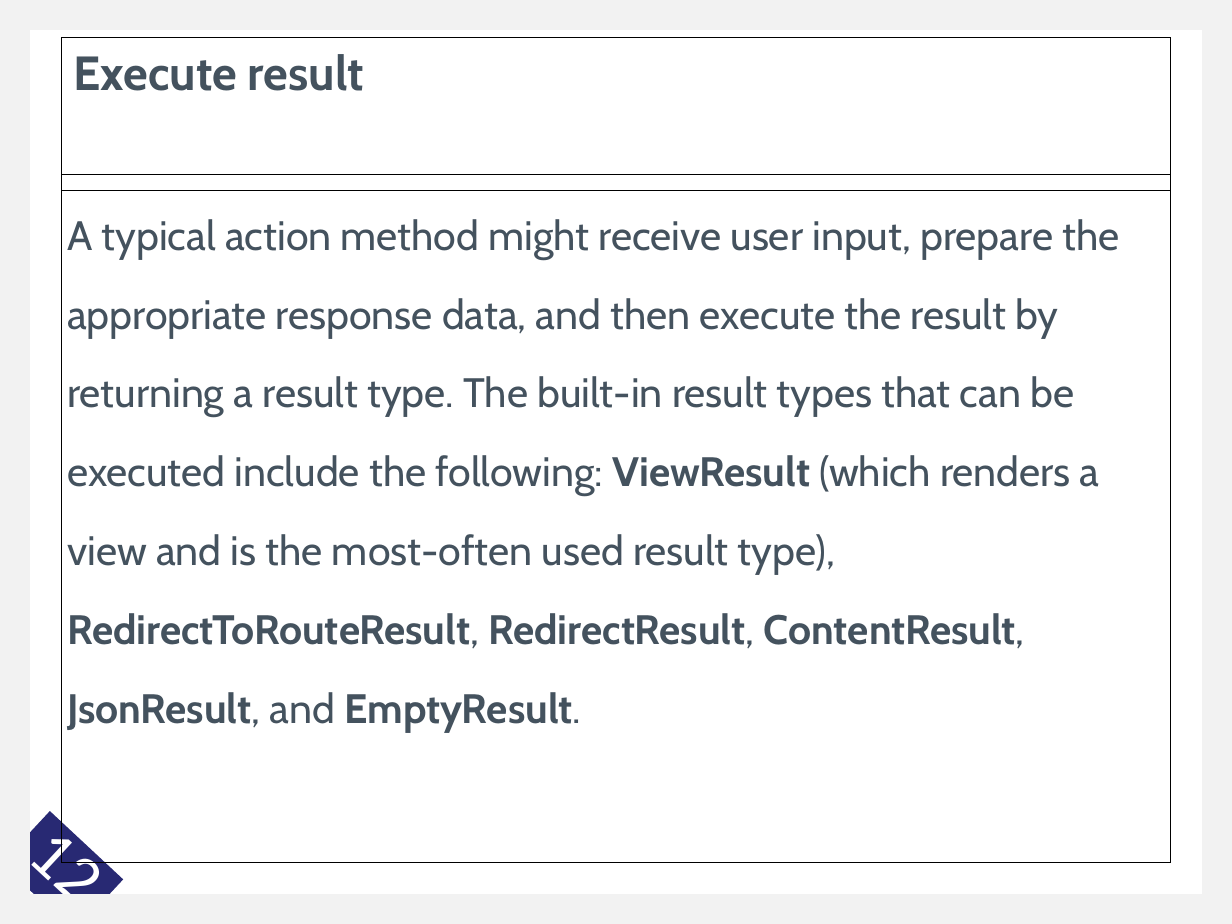
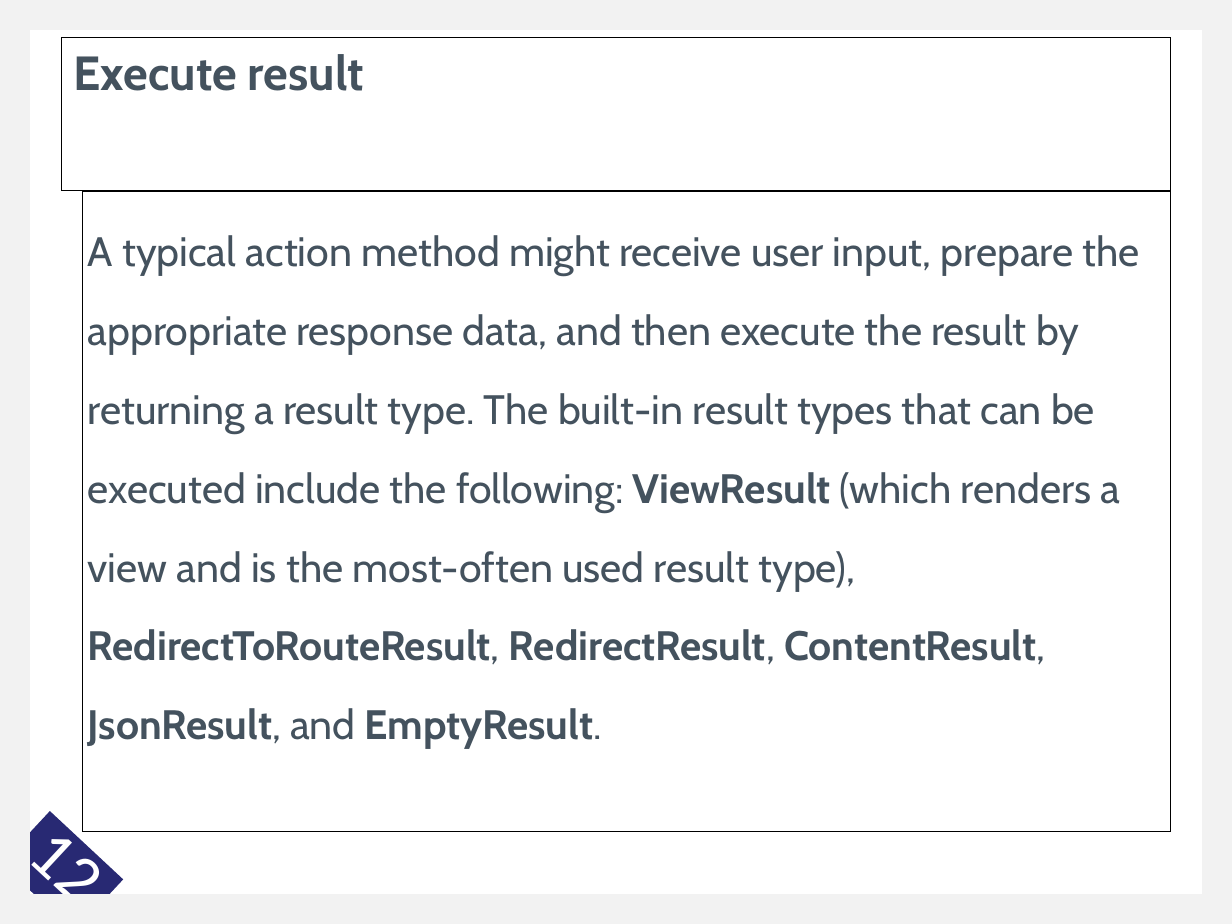
Before and after one commit to VKRISHNANB/dotnetcore2023, a slide deck: slide 12 of 3_mvcCore/slides/3MVC.pptx. Drawn at 1232x924 pixels with LibreOffice and Linux fonts; fonts in the diff are those of the drawing; background and template pictures are left out. Boxes give left, top, right and bottom in pixels: in the first picture for what was removed or moved away, otherwise in the second. Text is boxed around its words. In the diff, an @@ line names an element or a change of style, - is before the commit and + after.

```diff
--- a/3_mvcCore/slides/3MVC.pptx
+++ b/3_mvcCore/slides/3MVC.pptx
@@ text "A typical action method might ...": place and size @@
-text "A typical action method might ..." at [62,175,1170,862]
+text "A typical action method might ..." at [83,191,1170,832]
```
Also in this commit, not shown: 2 other slides changed, 19 other files.
